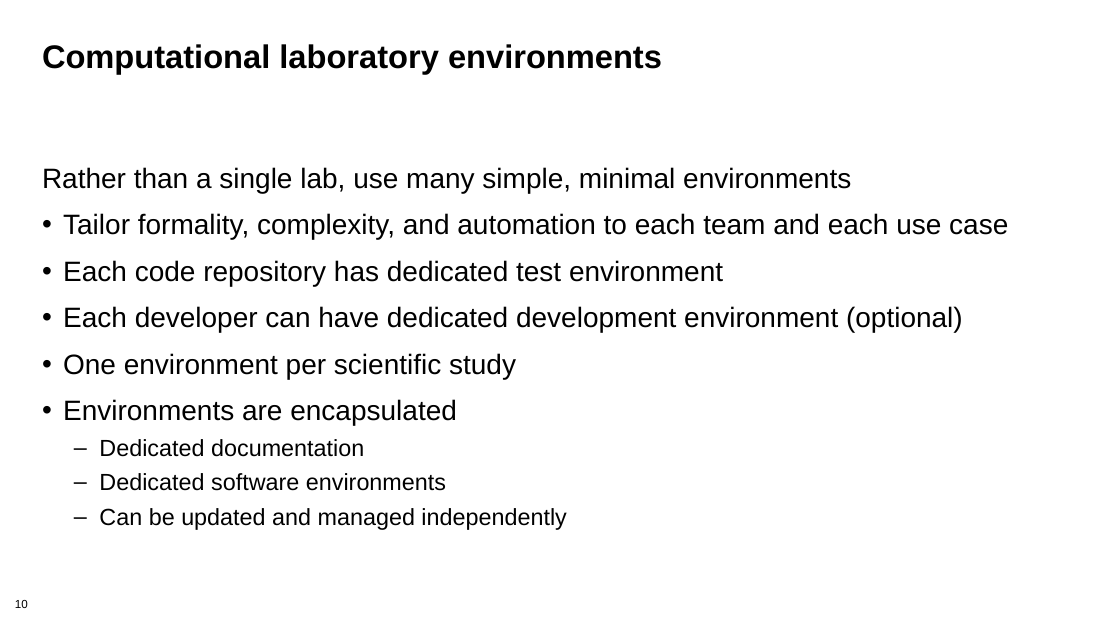
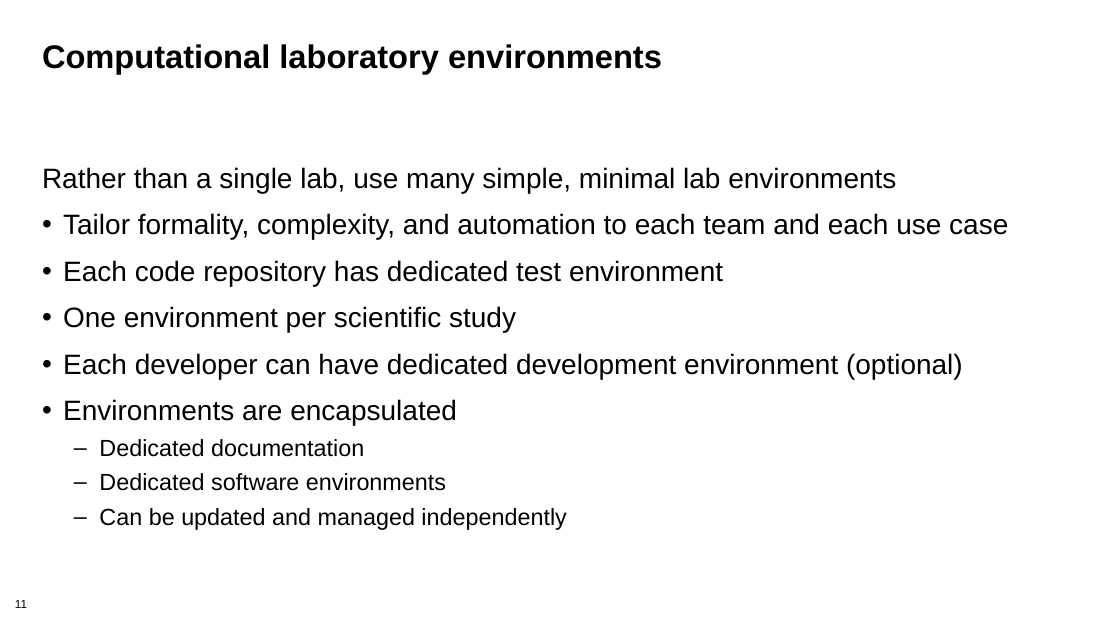
Before and after one commit to bssw-tutorial/presentations, a slide deck: slide 11 of computational-expts.pptx (slide 10 before the commit). Drawn at 1120x630 pixels with LibreOffice and Linux fonts; fonts in the diff are those of the drawing; background and template pictures are left out. Boxes give left, top, right and bottom in pixels: in the first picture for what was removed or moved away, otherwise in the second. Text is boxed around its words. In the diff, an @@ line names an element or a change of style, - is before the commit and + after.

```diff
--- a/computational-expts.pptx
+++ b/computational-expts.pptx
@@ text at <box>42,167,896,193</box>: text changed @@
-Rather than a single lab, use many simple, minimal environments
+Rather than a single lab, use many simple, minimal lab environments
@@ text at <box>63,306,516,332</box>: paragraph added @@
+• One environment per scientific study
@@ text at <box>63,353,516,379</box>: paragraph removed @@
-• One environment per scientific study
@@ page number at <box>15,600,27,608</box>: text changed @@
-10
+11
```
Also in this commit, not shown: 12 other slides changed, 3 slides added, 2 slides removed.
